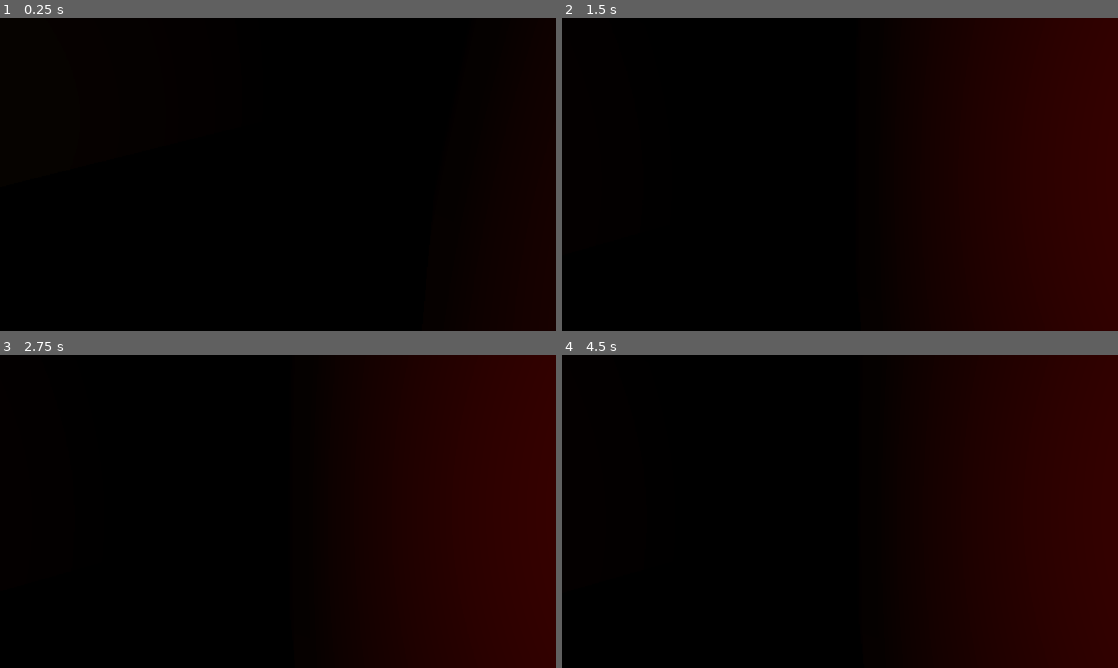
Above: before the commit, frames 1-4 (two rows, left to right).
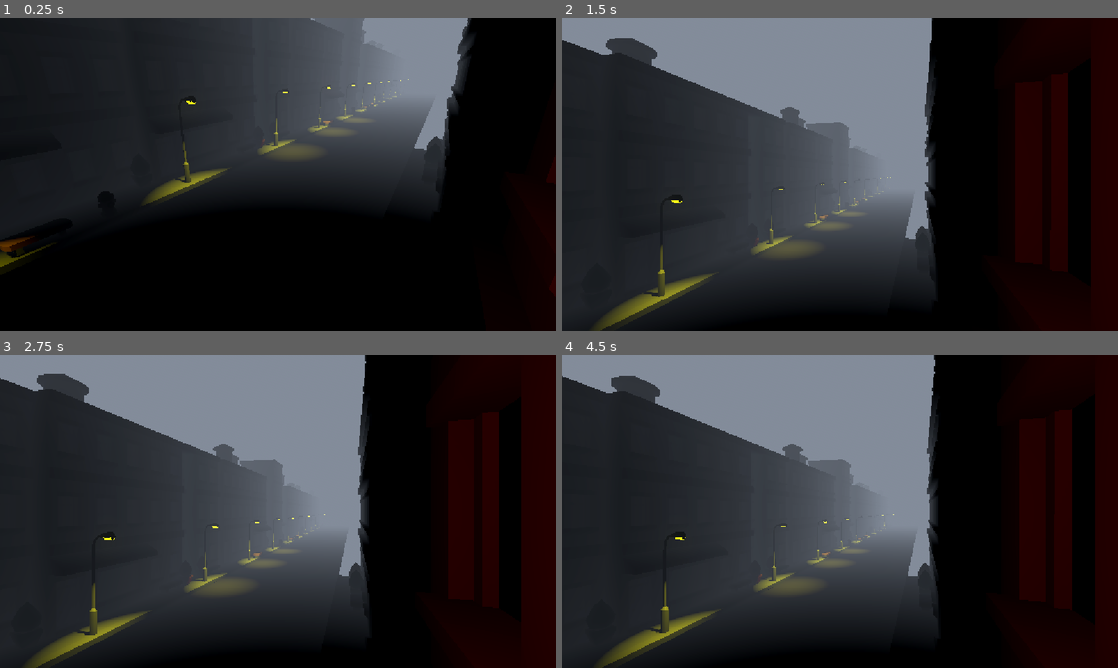
Above: after the commit, the same moments.

Repository: TheoXymore/1983
Game: Godot game, scene res://street/street.tscn
Two runs of this game, one before a commit and one after it. Both use one fixed random seed, a clock stepped at 60 frames per second and the inputs below. The project has no main scene, so this scene is started directly.
Inputs (mouse positions are in pixels of both pictures, inside the frame that each line leads up to):
- Up to frame 1 (0.25 s): no input
- Up to frame 2 (1.5 s): tap Enter at 0.5 s; move the mouse to (867, 174) at 0.52 s; press the mouse at (867, 174) at 0.53 s; tap Space at 1.25 s; move the mouse to (812, 174) at 1.27 s; release the mouse at (812, 174) at 1.28 s; click (812, 174) at 1.35 s
- Up to frame 3 (2.75 s): tap Enter at 2 s; move the mouse to (289, 505) at 2.02 s; press the mouse at (289, 505) at 2.03 s
- Up to frame 4 (4.5 s): tap Space at 2.75, 4.25 s; move the mouse to (834, 517) at 2.77 s; release the mouse at (834, 517) at 2.78 s; click (834, 517) at 2.85 s; tap Enter at 3.5 s; move the mouse to (878, 514) at 3.52 s; press the mouse at (878, 514) at 3.53 s; move the mouse to (795, 508) at 4.27 s; release the mouse at (795, 508) at 4.28 s; click (795, 508) at 4.35 s

The runs differ from the first frame. In frame 1, 47% of the frame differs, in the area x 0-86%, y 0-80%; in frame 2, 78%; in frame 3, 77%; in frame 4, 79%, in the area x 0-96%, y 0-100%.

Commit message:
added street assets/models

Diff:
--- /dev/null
+++ b/street/building_1.tscn
@@ -0,0 +1,35 @@
+[gd_scene format=3 uid="uid://b0166o0m1eyex"]
+
+[ext_resource type="PackedScene" uid="uid://ysgtrstxfx5f" path="res://assets/Building1 by Kay Lousberg - otRsYa6pan.glb" id="1_yr0vr"]
+
+[sub_resource type="BoxShape3D" id="BoxShape3D_77876"]
+size = Vector3(0.7961731, 1.6299438, 1.0956421)
+
+[sub_resource type="BoxShape3D" id="BoxShape3D_pktwa"]
+size = Vector3(1.19948, 1.6299438, 1.2947693)
+
+[sub_resource type="BoxShape3D" id="BoxShape3D_0nkpo"]
+size = Vector3(1.9976892, 0.1020813, 1.9961166)
+
+[sub_resource type="BoxShape3D" id="BoxShape3D_s5427"]
+size = Vector3(0.30421555, 0.1020813, 0.15201092)
+
+[node name="Building1" unique_id=1734928773 instance=ExtResource("1_yr0vr")]
+
+[node name="StaticBody3D" type="StaticBody3D" parent="." index="1" unique_id=1430625414]
+
+[node name="YellowBuilding" type="CollisionShape3D" parent="StaticBody3D" index="0" unique_id=2095532771]
+transform = Transform3D(1, 0, 0, 0, 1, 0, 0, 0, 1, 0.5983734, 0.8170471, -0.10458374)
+shape = SubResource("BoxShape3D_77876")
+
+[node name="BlueBuilding" type="CollisionShape3D" parent="StaticBody3D" index="1" unique_id=239456933]
+transform = Transform3D(1, 0, 0, 0, 1, 0, 0, 0, 1, -0.40017223, 0.8170471, -0.0050201416)
+shape = SubResource("BoxShape3D_pktwa")
+
+[node name="Floor" type="CollisionShape3D" parent="StaticBody3D" index="2" unique_id=55667049]
+transform = Transform3D(1, 0, 0, 0, 1, 0, 0, 0, 1, -0.0010676384, 0.053115845, 0.0019264221)
+shape = SubResource("BoxShape3D_0nkpo")
+
+[node name="Bench" type="CollisionShape3D" parent="StaticBody3D" index="3" unique_id=1188159791]
+transform = Transform3D(1, 0, 0, 0, 1, 0, 0, 0, 1, 0.5978338, 0.14899608, 0.9018558)
+shape = SubResource("BoxShape3D_s5427")
--- /dev/null
+++ b/street/building_2.tscn
@@ -0,0 +1,36 @@
+[gd_scene format=3 uid="uid://ddyc4mtc8i046"]
+
+[ext_resource type="PackedScene" uid="uid://dxrgc5kgst2wh" path="res://assets/Building2 by Kay Lousberg - bbH2Bg73qM.glb" id="1_q4sxe"]
+
+[sub_resource type="BoxShape3D" id="BoxShape3D_77876"]
+size = Vector3(0.7961731, 1.6299438, 1.0956421)
+
+[sub_resource type="BoxShape3D" id="BoxShape3D_pktwa"]
+size = Vector3(1.19948, 1.6299438, 1.2947693)
+
+[sub_resource type="BoxShape3D" id="BoxShape3D_0nkpo"]
+size = Vector3(1.9976892, 0.1020813, 1.9961166)
+
+[sub_resource type="CapsuleShape3D" id="CapsuleShape3D_23u71"]
+radius = 0.063
+height = 0.28710938
+
+[node name="Building2" unique_id=137915903 instance=ExtResource("1_q4sxe")]
+
+[node name="StaticBody3D" type="StaticBody3D" parent="." index="1" unique_id=1758790754]
+
+[node name="YellowBuilding" type="CollisionShape3D" parent="StaticBody3D" index="0" unique_id=1764766040]
+transform = Transform3D(1, 0, 0, 0, 1, 0, 0, 0, 1, 0.5983734, 0.8170471, -0.10458374)
+shape = SubResource("BoxShape3D_77876")
+
+[node name="BlueBuilding" type="CollisionShape3D" parent="StaticBody3D" index="1" unique_id=1874502801]
+transform = Transform3D(1, 0, 0, 0, 1, 0, 0, 0, 1, -0.40017223, 0.8170471, -0.0050201416)
+shape = SubResource("BoxShape3D_pktwa")
+
+[node name="Floor" type="CollisionShape3D" parent="StaticBody3D" index="2" unique_id=1656473630]
+transform = Transform3D(1, 0, 0, 0, 1, 0, 0, 0, 1, -0.0010676384, 0.053115845, 0.0019264221)
+shape = SubResource("BoxShape3D_0nkpo")
+
+[node name="FireHydrant" type="CollisionShape3D" parent="StaticBody3D" index="3" unique_id=1804341078]
+transform = Transform3D(1, 0, 0, 0, 1, 0, 0, 0, 1, 0.90103143, 0.1819372, 0.9038022)
+shape = SubResource("CapsuleShape3D_23u71")
--- /dev/null
+++ b/street/building_3.tscn
@@ -0,0 +1,55 @@
+[gd_scene format=3 uid="uid://chpwn11wjsjyb"]
+
+[ext_resource type="PackedScene" uid="uid://bqfqhc4ofh31p" path="res://assets/Building3 by Kay Lousberg - T3oyvK6VEU.glb" id="1_f3j01"]
+
+[sub_resource type="BoxShape3D" id="BoxShape3D_4wrp5"]
+size = Vector3(0.40094757, 1.6299438, 1.0956421)
+
+[sub_resource type="BoxShape3D" id="BoxShape3D_fhmdl"]
+size = Vector3(0.8067713, 1.6299438, 1.2947693)
+
+[sub_resource type="BoxShape3D" id="BoxShape3D_ppnku"]
+size = Vector3(1.9976892, 0.1020813, 1.9961166)
+
+[sub_resource type="CylinderShape3D" id="CylinderShape3D_23u71"]
+height = 0.37512207
+radius = 0.09814453
+
+[sub_resource type="BoxShape3D" id="BoxShape3D_23u71"]
+size = Vector3(0.3996582, 0.10748291, 0.15097046)
+
+[node name="Building3" unique_id=1203449228 instance=ExtResource("1_f3j01")]
+
+[node name="StaticBody3D" type="StaticBody3D" parent="." index="1" unique_id=76856637]
+
+[node name="YellowBuilding" type="CollisionShape3D" parent="StaticBody3D" index="0" unique_id=1254331476]
+transform = Transform3D(1, 0, 0, 0, 1, 0, 0, 0, 1, 0.00050735474, 0.8170471, -0.10458374)
+shape = SubResource("BoxShape3D_4wrp5")
+
+[node name="BlueBuilding" type="CollisionShape3D" parent="StaticBody3D" index="1" unique_id=339741560]
+transform = Transform3D(1, 0, 0, 0, 1, 0, 0, 0, 1, -0.5965266, 0.8170471, -0.0050201416)
+shape = SubResource("BoxShape3D_fhmdl")
+
+[node name="BlueBuilding2" type="CollisionShape3D" parent="StaticBody3D" index="2" unique_id=1098026743]
+transform = Transform3D(1, 0, 0, 0, 1, 0, 0, 0, 1, 0.602103, 0.8170471, -0.0050201416)
+shape = SubResource("BoxShape3D_fhmdl")
+
+[node name="Floor" type="CollisionShape3D" parent="StaticBody3D" index="3" unique_id=1035602645]
+transform = Transform3D(1, 0, 0, 0, 1, 0, 0, 0, 1, -0.0010676384, 0.053115845, 0.0019264221)
+shape = SubResource("BoxShape3D_ppnku")
+
+[node name="Bush1" type="CollisionShape3D" parent="StaticBody3D" index="4" unique_id=231638322]
+transform = Transform3D(1, 0, 0, 0, 1, 0, 0, 0, 1, -0.25579828, 0.28174263, 0.70316124)
+shape = SubResource("CylinderShape3D_23u71")
+
+[node name="Bush2" type="CollisionShape3D" parent="StaticBody3D" index="5" unique_id=593566581]
+transform = Transform3D(1, 0, 0, 0, 1, 0, 0, 0, 1, 0.24754834, 0.28174263, 0.70316124)
+shape = SubResource("CylinderShape3D_23u71")
+
+[node name="Bench1" type="CollisionShape3D" parent="StaticBody3D" index="6" unique_id=1028711245]
+transform = Transform3D(1, 0, 0, 0, 1, 0, 0, 0, 1, -0.6014265, 0.15127563, 0.7028492)
+shape = SubResource("BoxShape3D_23u71")
+
+[node name="Bench2" type="CollisionShape3D" parent="StaticBody3D" index="7" unique_id=1946188358]
+transform = Transform3D(1, 0, 0, 0, 1, 0, 0, 0, 1, 0.59862614, 0.15127563, 0.7028492)
+shape = SubResource("BoxShape3D_23u71")
--- /dev/null
+++ b/street/building_4.tscn
@@ -0,0 +1,28 @@
+[gd_scene format=3 uid="uid://dhq2t1i8a3ktm"]
+
+[ext_resource type="PackedScene" uid="uid://cv41c2jwr0i7o" path="res://assets/Building4 by Kay Lousberg - 7lMEpT2ICD.glb" id="1_v1ijp"]
+
+[sub_resource type="BoxShape3D" id="BoxShape3D_ao34v"]
+size = Vector3(1.6032887, 1.6299438, 1.2950134)
+
+[sub_resource type="BoxShape3D" id="BoxShape3D_8a357"]
+size = Vector3(1.9976892, 0.1020813, 1.9961166)
+
+[sub_resource type="BoxShape3D" id="BoxShape3D_h4iho"]
+size = Vector3(0.3953939, 0.1020813, 0.15201092)
+
+[node name="Building4" unique_id=1763838847 instance=ExtResource("1_v1ijp")]
+
+[node name="StaticBody3D" type="StaticBody3D" parent="." index="1" unique_id=635610154]
+
+[node name="GreenBuilding" type="CollisionShape3D" parent="StaticBody3D" index="0" unique_id=598112480]
+transform = Transform3D(1, 0, 0, 0, 1, 0, 0, 0, 1, 0.0021371841, 0.8170471, -0.0048980713)
+shape = SubResource("BoxShape3D_ao34v")
+
+[node name="Floor" type="CollisionShape3D" parent="StaticBody3D" index="1" unique_id=680633366]
+transform = Transform3D(1, 0, 0, 0, 1, 0, 0, 0, 1, -0.0010676384, 0.053115845, 0.0019264221)
+shape = SubResource("BoxShape3D_8a357")
+
+[node name="Bench" type="CollisionShape3D" parent="StaticBody3D" index="2" unique_id=500252446]
+transform = Transform3D(1, 0, 0, 0, 1, 0, 0, 0, 1, 0.51542294, 0.14899608, 0.94726485)
+shape = SubResource("BoxShape3D_h4iho")
--- /dev/null
+++ b/street/building_5.tscn
@@ -0,0 +1,28 @@
+[gd_scene format=3 uid="uid://bgwyqyr741lm2"]
+
+[ext_resource type="PackedScene" uid="uid://cjlcep4bv25s5" path="res://assets/Building5 by Kay Lousberg - g15lpKh4li.glb" id="1_rpqjp"]
+
+[sub_resource type="BoxShape3D" id="BoxShape3D_3ex6v"]
+size = Vector3(1.3706076, 1.6299438, 1.2950134)
+
+[sub_resource type="BoxShape3D" id="BoxShape3D_c8sda"]
+size = Vector3(1.9976892, 0.1020813, 1.9961166)
+
+[sub_resource type="BoxShape3D" id="BoxShape3D_pxff7"]
+size = Vector3(0.3953939, 0.1020813, 0.15201092)
+
+[node name="Building5" unique_id=1018070901 instance=ExtResource("1_rpqjp")]
+
+[node name="StaticBody3D" type="StaticBody3D" parent="." index="1" unique_id=993060164]
+
+[node name="GreenBuilding" type="CollisionShape3D" parent="StaticBody3D" index="0" unique_id=466123744]
+transform = Transform3D(1, 0, 0, 0, 1, 0, 0, 0, 1, -0.08050978, 0.8170471, -0.0048980713)
+shape = SubResource("BoxShape3D_3ex6v")
+
+[node name="Floor" type="CollisionShape3D" parent="StaticBody3D" index="1" unique_id=1291278661]
+transform = Transform3D(1, 0, 0, 0, 1, 0, 0, 0, 1, -0.0010676384, 0.053115845, 0.0019264221)
+shape = SubResource("BoxShape3D_c8sda")
+
+[node name="Bench" type="CollisionShape3D" parent="StaticBody3D" index="2" unique_id=1155801448]
+transform = Transform3D(-4.371139e-08, 0, 1, 0, 1, 0, -1, 0, -4.371139e-08, 0.6878734, 0.14899614, 0.39110413)
+shape = SubResource("BoxShape3D_pxff7")
--- a/street/camera.gd
+++ b/street/camera.gd
@@ -1,7 +1,7 @@
 extends Camera3D
 
-@export_range(0.0, 90.0, 1.0) var max_angle_left = 90.0
-@export_range(0.0, 90.0, 1.0) var max_angle_right = 0.0
+@export_range(0.0, 90.0, 1.0) var max_angle_left = 60.0
+@export_range(0.0, 90.0, 1.0) var max_angle_right = 15.0
 @export_range(0.0, 90.0, 1.0) var max_angle_up = 0.0
 @export_range(0.0, 90.0, 1.0) var max_angle_down = 30.0
 
@@ -21,7 +21,7 @@
 		rotate_camera(event.relative)
 
 func rotate_camera(mouse_delta: Vector2) -> void:
-	y_rot = clamp(y_rot - mouse_delta.x * mouse_sensitivity * camera_speed, -max_angle_right, max_angle_left)
+	y_rot = clamp(y_rot - mouse_delta.x * mouse_sensitivity * camera_speed, max_angle_right, max_angle_left)
 	x_rot = clamp(x_rot - mouse_delta.y * mouse_sensitivity * camera_speed, -max_angle_down, max_angle_up)
 	rotation.y = deg_to_rad(y_rot)
 	rotation.x = deg_to_rad(x_rot)
--- a/street/street.tscn
+++ b/street/street.tscn
@@ -1,40 +1,49 @@
 [gd_scene format=3 uid="uid://wq1u4e0gv8uc"]
 
 [ext_resource type="Script" uid="uid://g1ai04fotg2n" path="res://street/camera.gd" id="1_vpklk"]
+[ext_resource type="PackedScene" uid="uid://b0166o0m1eyex" path="res://street/building_1.tscn" id="2_eaort"]
+[ext_resource type="PackedScene" uid="uid://ddyc4mtc8i046" path="res://street/building_2.tscn" id="3_n78di"]
+[ext_resource type="PackedScene" uid="uid://chpwn11wjsjyb" path="res://street/building_3.tscn" id="4_ufndw"]
+[ext_resource type="PackedScene" uid="uid://dhq2t1i8a3ktm" path="res://street/building_4.tscn" id="5_sfkqm"]
+[ext_resource type="PackedScene" uid="uid://bgwyqyr741lm2" path="res://street/building_5.tscn" id="6_wsokd"]
+[ext_resource type="PackedScene" uid="uid://to6a4cxl4pbb" path="res://street/streetlight.tscn" id="7_sfkqm"]
 
-[sub_resource type="ProceduralSkyMaterial" id="ProceduralSkyMaterial_vpklk"]
-sky_top_color = Color(0, 0, 0, 1)
-sky_horizon_color = Color(0.25686157, 0.23350336, 0.17160405, 1)
-sky_curve = 0.15128455
+[sub_resource type="ProceduralSkyMaterial" id="ProceduralSkyMaterial_sfkqm"]
+sky_horizon_color = Color(0.66224277, 0.6717428, 0.6867428, 1)
 ground_horizon_color = Color(0.66224277, 0.6717428, 0.6867428, 1)
 
-[sub_resource type="Sky" id="Sky_xc2c6"]
-sky_material = SubResource("ProceduralSkyMaterial_vpklk")
+[sub_resource type="Sky" id="Sky_wsokd"]
+sky_material = SubResource("ProceduralSkyMaterial_sfkqm")
 
-[sub_resource type="Environment" id="Environment_eaort"]
+[sub_resource type="Environment" id="Environment_8pg2w"]
 background_mode = 2
-sky = SubResource("Sky_xc2c6")
+sky = SubResource("Sky_wsokd")
+ambient_light_source = 1
 reflected_light_source = 2
 glow_enabled = true
 fog_enabled = true
 fog_mode = 1
-fog_light_color = Color(0, 0, 0, 1)
+fog_light_color = Color(0.5125687, 0.547878, 0.60280436, 1)
 fog_density = 1.0
-fog_depth_curve = 0.25135878
+fog_depth_curve = 0.5031917
 
-[sub_resource type="BoxShape3D" id="BoxShape3D_4gein"]
-size = Vector3(1, 0.2, 1)
+[sub_resource type="BoxShape3D" id="BoxShape3D_23u71"]
+size = Vector3(24, 0.054, 2.185)
 
-[sub_resource type="PlaneMesh" id="PlaneMesh_77876"]
-size = Vector2(1, 1)
+[sub_resource type="PlaneMesh" id="PlaneMesh_23u71"]
+size = Vector2(24, 2)
 
-[node name="Street" type="Node3D" unique_id=1049801148]
+[sub_resource type="StandardMaterial3D" id="StandardMaterial3D_77876"]
+albedo_color = Color(0.07926186, 0.07926186, 0.07926185, 1)
+metallic = 0.5
 
-[node name="WorldEnvironment" type="WorldEnvironment" parent="." unique_id=589042920]
-environment = SubResource("Environment_eaort")
+[node name="Street1" type="Node3D" unique_id=595919954]
+
+[node name="WorldEnvironment" type="WorldEnvironment" parent="." unique_id=1166704660]
+environment = SubResource("Environment_8pg2w")
 
 [node name="Camera" type="Camera3D" parent="." unique_id=1454714244]
-transform = Transform3D(0.8660254, -0.17101009, 0.4698463, 0, 0.9396926, 0.34202018, -0.5, -0.29619816, 0.81379765, -2.3841858e-07, 0, -9.536743e-07)
+transform = Transform3D(0.8660254, -0.17101009, 0.4698463, 0, 0.9396926, 0.34202018, -0.5, -0.29619816, 0.81379765, 0, 5, 0)
 current = true
 fov = 60.0
 far = 200.0
@@ -45,44 +54,102 @@
 light_energy = 0.464
 light_bake_mode = 1
 
-[node name="TempMesh" type="Node3D" parent="." unique_id=1672108172]
-transform = Transform3D(1, 0, 0, 0, 1, 0, 0, 0, 1, -8.5, -5, -24.5)
+[node name="Meshes" type="Node3D" parent="." unique_id=1828242891]
+transform = Transform3D(-1.7484555e-07, 0, 4, 0, 4, 0, -4, 0, -1.7484555e-07, -13, 0, 0)
 
-[node name="Floor" type="Node3D" parent="TempMesh" unique_id=373741704]
-transform = Transform3D(18, 0, 0, 0, 1, 0, 0, 0, 200, 0, 0, 0)
+[node name="Road" type="StaticBody3D" parent="Meshes" unique_id=1951794545]
+transform = Transform3D(1, 0, 0, 0, 1, 0, 0, 0, 1, 0, 0, 2)
 
-[node name="StaticBody3D" type="StaticBody3D" parent="TempMesh/Floor" unique_id=179838468]
+[node name="CollisionShape3D" type="CollisionShape3D" parent="Meshes/Road" unique_id=317533755]
+transform = Transform3D(1, 0, 0, 0, 1, 0, 0, 0, 1, 11.0080185, 0.024, 0)
+shape = SubResource("BoxShape3D_23u71")
 
-[node name="CollisionShape3D" type="CollisionShape3D" parent="TempMesh/Floor/StaticBody3D" unique_id=1151231913]
-transform = Transform3D(1, 0, 0, 0, 1, 0, 0, 0, 1, 0, -0.1, 0)
-shape = SubResource("BoxShape3D_4gein")
-debug_color = Color(0, 0.56969917, 0.66320294, 1)
+[node name="MeshInstance3D" type="MeshInstance3D" parent="Meshes/Road" unique_id=1026741015]
+transform = Transform3D(1, 0, 0, 0, 1, 0, 0, 0, 1, 11, 0.048, 0)
+mesh = SubResource("PlaneMesh_23u71")
+surface_material_override/0 = SubResource("StandardMaterial3D_77876")
 
-[node name="MeshInstance3D" type="MeshInstance3D" parent="TempMesh/Floor/StaticBody3D" unique_id=153564968]
-mesh = SubResource("PlaneMesh_77876")
+[node name="Buildings" type="Node3D" parent="Meshes" unique_id=712208753]
 
-[node name="Wall1" type="Node3D" parent="TempMesh" unique_id=11013186]
-transform = Transform3D(-7.86805e-07, -1, 0, 18, -4.371139e-08, 0, 0, 0, 200, 9, 9, 0)
+[node name="Building1_1" parent="Meshes/Buildings" unique_id=1734928773 instance=ExtResource("2_eaort")]
 
-[node name="StaticBody3D" type="StaticBody3D" parent="TempMesh/Wall1" unique_id=737101401]
+[node name="Building1_3" parent="Meshes/Buildings" unique_id=482899753 instance=ExtResource("2_eaort")]
+transform = Transform3D(-1, 0, -8.742277e-08, 0, 1, 0, 8.742277e-08, 0, -1, 2, 0, 4)
 
-[node name="CollisionShape3D" type="CollisionShape3D" parent="TempMesh/Wall1/StaticBody3D" unique_id=990951543]
-transform = Transform3D(1, 0, 0, 0, 1, 0, 0, 0, 1, 0, -0.1, 0)
-shape = SubResource("BoxShape3D_4gein")
-debug_color = Color(0, 0.56969917, 0.66320294, 1)
+[node name="Building1_2" parent="Meshes/Buildings" unique_id=1015549537 instance=ExtResource("2_eaort")]
+transform = Transform3D(1, 0, 0, 0, 1, 0, 0, 0, 1, 10, 0, 0)
 
-[node name="MeshInstance3D" type="MeshInstance3D" parent="TempMesh/Wall1/StaticBody3D" unique_id=1439484880]
-mesh = SubResource("PlaneMesh_77876")
+[node name="Building2_1" parent="Meshes/Buildings" unique_id=137915903 instance=ExtResource("3_n78di")]
+transform = Transform3D(-1, 0, 0, 0, 1, 0, 0, 0, 1, 2, 0, 0)
 
-[node name="Wall2" type="Node3D" parent="TempMesh" unique_id=60741255]
-transform = Transform3D(-7.86805e-07, 1, 0, -18, -4.371139e-08, 0, 0, 0, 200, -9, 9, 0)
+[node name="Building2_2" parent="Meshes/Buildings" unique_id=918900322 instance=ExtResource("3_n78di")]
+transform = Transform3D(1, 0, 0, 0, 1, 0, 0, 0, 1, 8, 0, 0)
 
-[node name="StaticBody3D" type="StaticBody3D" parent="TempMesh/Wall2" unique_id=1037705430]
+[node name="Building2_3" parent="Meshes/Buildings" unique_id=2056603301 instance=ExtResource("3_n78di")]
+transform = Transform3D(1, 0, 0, 0, 1, 0, 0, 0, 1, 18, 0, 0)
 
-[node name="CollisionShape3D" type="CollisionShape3D" parent="TempMesh/Wall2/StaticBody3D" unique_id=746838068]
-transform = Transform3D(1, 0, 0, 0, 1, 0, 0, 0, 1, 0, -0.1, 0)
-shape = SubResource("BoxShape3D_4gein")
-debug_color = Color(0, 0.56969917, 0.66320294, 1)
+[node name="Building3_1" parent="Meshes/Buildings" unique_id=1203449228 instance=ExtResource("4_ufndw")]
+transform = Transform3D(1, 0, 0, 0, 1, 0, 0, 0, 1, 3.9999998, 0, 0)
 
-[node name="MeshInstance3D" type="MeshInstance3D" parent="TempMesh/Wall2/StaticBody3D" unique_id=338368775]
-mesh = SubResource("PlaneMesh_77876")
+[node name="Building3_3" parent="Meshes/Buildings" unique_id=1761548043 instance=ExtResource("4_ufndw")]
+transform = Transform3D(-1, 0, -8.742278e-08, 0, 1, 0, 8.742278e-08, 0, -1, 4, 0, 4)
+
+[node name="Building3_2" parent="Meshes/Buildings" unique_id=496745532 instance=ExtResource("4_ufndw")]
+transform = Transform3D(1, 0, 0, 0, 1, 0, 0, 0, 1, 14, 0, 0)
+
+[node name="Building3_4" parent="Meshes/Buildings" unique_id=1710651059 instance=ExtResource("4_ufndw")]
+transform = Transform3D(-1, 0, 0, 0, 1, 0, 0, 0, 1, 20, 0, 0)
+
+[node name="Building4_1" parent="Meshes/Buildings" unique_id=1763838847 instance=ExtResource("5_sfkqm")]
+transform = Transform3D(1, 0, 0, 0, 1, 0, 0, 0, 1, 6, 0, 0)
+
+[node name="Building4_2" parent="Meshes/Buildings" unique_id=1628103800 instance=ExtResource("5_sfkqm")]
+transform = Transform3D(-1, 0, 0, 0, 1, 0, 0, 0, 1, 12, 0, 0)
+
+[node name="Building4_3" parent="Meshes/Buildings" unique_id=696096139 instance=ExtResource("5_sfkqm")]
+transform = Transform3D(-1, 0, 0, 0, 1, 0, 0, 0, 1, 22, 0, 0)
+
+[node name="Building5_1" parent="Meshes/Buildings" unique_id=1018070901 instance=ExtResource("6_wsokd")]
+transform = Transform3D(-1, 0, -8.742277e-08, 0, 1, 0, 8.742277e-08, 0, -1, 1.4210855e-14, 0, 4)
+
+[node name="Building5_2" parent="Meshes/Buildings" unique_id=917553839 instance=ExtResource("6_wsokd")]
+transform = Transform3D(1, 0, 0, 0, 1, 0, 0, 0, 1, 16, 0, 0)
+
+[node name="Streetlights" type="Node3D" parent="Meshes" unique_id=802540400]
+transform = Transform3D(-4.371139e-08, 0, 1, 0, 1, 0, -1, 0, -4.371139e-08, -1, 0.1, 1)
+
+[node name="Streetlight" parent="Meshes/Streetlights" unique_id=1196694688 instance=ExtResource("7_sfkqm")]
+transform = Transform3D(1, 0, 0, 0, 1, 0, 0, 0, 1, 0.1, 0, 1)
+
+[node name="Streetlight2" parent="Meshes/Streetlights" unique_id=1593266141 instance=ExtResource("7_sfkqm")]
+transform = Transform3D(1, 0, 0, 0, 1, 0, 0, 0, 1, 0.1, 0, 3)
+
+[node name="Streetlight3" parent="Meshes/Streetlights" unique_id=1861250724 instance=ExtResource("7_sfkqm")]
+transform = Transform3D(1, 0, 0, 0, 1, 0, 0, 0, 1, 0.1, 0, 5)
+
+[node name="Streetlight4" parent="Meshes/Streetlights" unique_id=1486705563 instance=ExtResource("7_sfkqm")]
+transform = Transform3D(1, 0, 0, 0, 1, 0, 0, 0, 1, 0.1, 0, 7)
+
+[node name="Streetlight5" parent="Meshes/Streetlights" unique_id=2145302642 instance=ExtResource("7_sfkqm")]
+transform = Transform3D(1, 0, 0, 0, 1, 0, 0, 0, 1, 0.1, 0, 9)
+
+[node name="Streetlight6" parent="Meshes/Streetlights" unique_id=716223904 instance=ExtResource("7_sfkqm")]
+transform = Transform3D(1, 0, 0, 0, 1, 0, 0, 0, 1, 0.1, 0, 11)
+
+[node name="Streetlight7" parent="Meshes/Streetlights" unique_id=1905079418 instance=ExtResource("7_sfkqm")]
+transform = Transform3D(1, 0, 0, 0, 1, 0, 0, 0, 1, 0.1, 0, 13)
+
+[node name="Streetlight8" parent="Meshes/Streetlights" unique_id=1985469528 instance=ExtResource("7_sfkqm")]
+transform = Transform3D(1, 0, 0, 0, 1, 0, 0, 0, 1, 0.1, 0, 15)
+
+[node name="Streetlight9" parent="Meshes/Streetlights" unique_id=1242568556 instance=ExtResource("7_sfkqm")]
+transform = Transform3D(1, 0, 0, 0, 1, 0, 0, 0, 1, 0.1, 0, 17)
+
+[node name="Streetlight10" parent="Meshes/Streetlights" unique_id=1865927731 instance=ExtResource("7_sfkqm")]
+transform = Transform3D(1, 0, 0, 0, 1, 0, 0, 0, 1, 0.1, 0, 19)
+
+[node name="Streetlight11" parent="Meshes/Streetlights" unique_id=1461915385 instance=ExtResource("7_sfkqm")]
+transform = Transform3D(1, 0, 0, 0, 1, 0, 0, 0, 1, 0.1, 0, 21)
+
+[node name="Streetlight12" parent="Meshes/Streetlights" unique_id=776200895 instance=ExtResource("7_sfkqm")]
+transform = Transform3D(1, 0, 0, 0, 1, 0, 0, 0, 1, 0.1, 0, 23)
--- /dev/null
+++ b/street/streetlight.tscn
@@ -0,0 +1,39 @@
+[gd_scene format=3 uid="uid://to6a4cxl4pbb"]
+
+[ext_resource type="PackedScene" uid="uid://cief6bod3jhmn" path="res://assets/Streetlight by Kay Lousberg - vPFSLYh6sg.glb" id="1_onifg"]
+
+[sub_resource type="CylinderMesh" id="CylinderMesh_llw3r"]
+top_radius = 0.05
+bottom_radius = 0.05
+height = 0.15927735
+
+[sub_resource type="StandardMaterial3D" id="StandardMaterial3D_77876"]
+metallic = 1.0
+metallic_specular = 1.0
+roughness = 0.0
+emission_enabled = true
+emission = Color(1, 0.8862745, 0, 1)
+emission_energy_multiplier = 16.0
+
+[sub_resource type="CylinderShape3D" id="CylinderShape3D_23u71"]
+height = 0.7772217
+radius = 0.03173828
+
+[node name="Streetlight" unique_id=1196694688 instance=ExtResource("1_onifg")]
+
+[node name="SpotLight3D" type="SpotLight3D" parent="." index="1" unique_id=1238145211]
+transform = Transform3D(0.9474168, -1.39877425e-08, 0.32000226, -0.32000226, -4.1412903e-08, 0.9474168, 0, -1, -4.371139e-08, -0.20449069, 0.8749967, 0)
+light_color = Color(1, 0.8862745, 0, 1)
+light_energy = 16.0
+shadow_enabled = true
+
+[node name="MeshInstance3D" type="MeshInstance3D" parent="." index="2" unique_id=1263771735]
+transform = Transform3D(-2.1855694e-08, -0.5, 0, 0.5, -2.1855694e-08, 0, 0, 0, 0.5, -0.1857598, 0.91094506, 0)
+mesh = SubResource("CylinderMesh_llw3r")
+surface_material_override/0 = SubResource("StandardMaterial3D_77876")
+
+[node name="StaticBody3D" type="StaticBody3D" parent="." index="3" unique_id=1299620497]
+
+[node name="CollisionShape3D" type="CollisionShape3D" parent="StaticBody3D" index="0" unique_id=1769642462]
+transform = Transform3D(1, 0, 0, 0, 1, 0, 0, 0, 1, 0, 0.38494873, 0)
+shape = SubResource("CylinderShape3D_23u71")
Binary file added: assets/Building1 by Kay Lousberg - otRsYa6pan.glb
Not shown, added: assets/Building1 by Kay Lousberg - otRsYa6pan.glb.import
Binary file added: assets/Building1 by Kay Lousberg - otRsYa6pan_citybits_texture.png
Not shown, added: assets/Building1 by Kay Lousberg - otRsYa6pan_citybits_texture.png.import
Binary file added: assets/Building2 by Kay Lousberg - bbH2Bg73qM.glb
Not shown, added: assets/Building2 by Kay Lousberg - bbH2Bg73qM.glb.import
Binary file added: assets/Building2 by Kay Lousberg - bbH2Bg73qM_citybits_texture.png
Not shown, added: assets/Building2 by Kay Lousberg - bbH2Bg73qM_citybits_texture.png.import
Binary file added: assets/Building3 by Kay Lousberg - T3oyvK6VEU.glb
Not shown, added: assets/Building3 by Kay Lousberg - T3oyvK6VEU.glb.import
Binary file added: assets/Building3 by Kay Lousberg - T3oyvK6VEU_citybits_texture.png
Not shown, added: assets/Building3 by Kay Lousberg - T3oyvK6VEU_citybits_texture.png.import
(and 24 more such lines)
